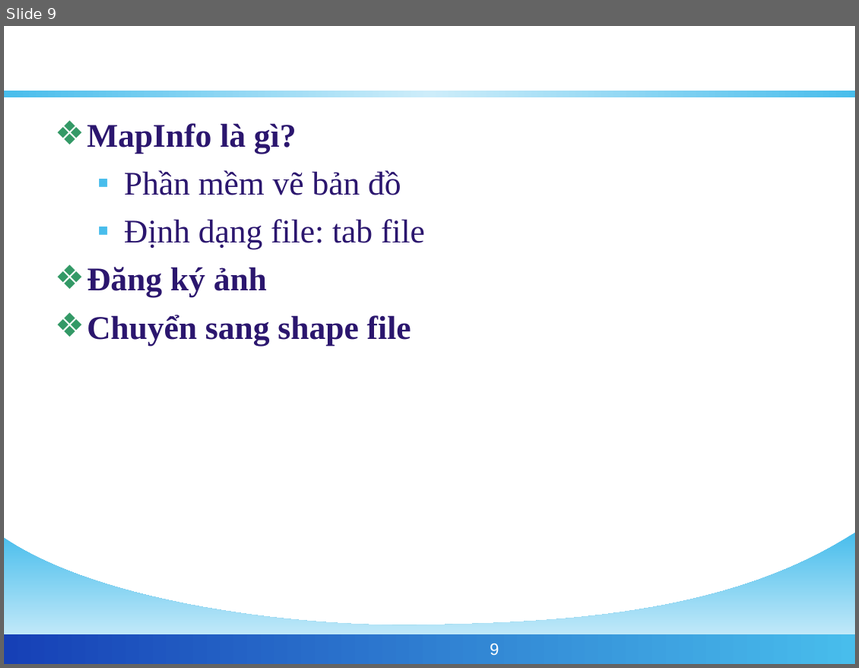
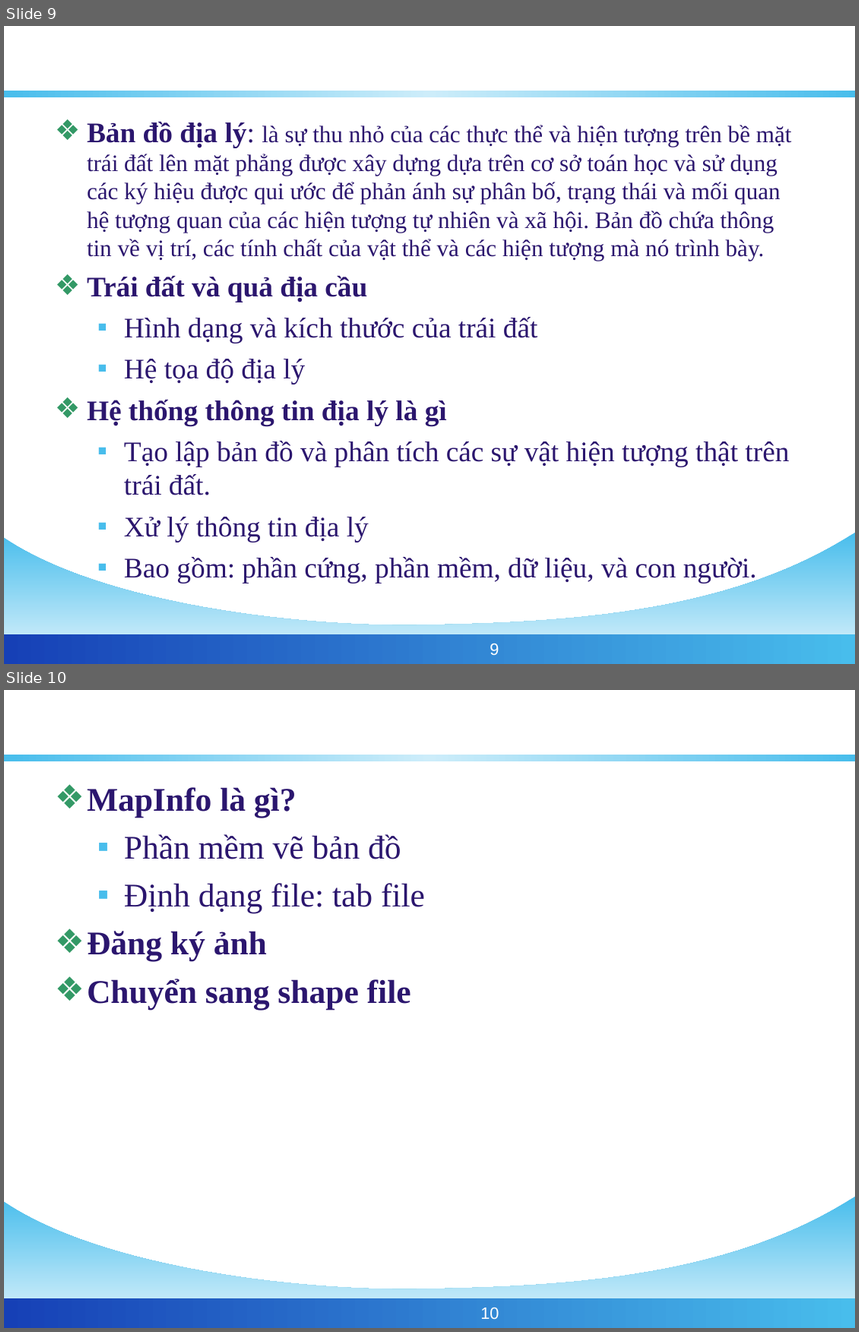
Before and after one commit to phamngsinh/cantho-webgis, a slide deck: Document/Bao Cao/BaoCaoLuanVan.ppt. Shown one above the other, each under a label of ours: slide 9 before the commit, slides 9 and 10 after it. The pictures are 859x668 and 859x1332 pixels, drawn with LibreOffice and Linux fonts; fonts in the diff are those of the drawing; background and template pictures are left out. Boxes give left, top, right and bottom in pixels: in the first picture for what was removed or moved away, otherwise in the second. Text is boxed around its words. In the diff, an @@ line names an element or a change of style, - is before the commit and + after.

```diff
--- a/Document/Bao Cao/BaoCaoLuanVan.ppt
+++ b/Document/Bao Cao/BaoCaoLuanVan.ppt
@@ slide 9 added at <box>4,26,855,664</box>, background #FFFFFF; not listed: 3 template elements that a slide beside it also shows @@
@@ title added at <box>47,40,813,92</box>, 32 pt, text #FFFFFF, bold @@
+HỆ THỐNG THÔNG TIN ĐỊA LÝ
@@ text added at <box>87,121,792,583</box>, 20 pt, text #2B166E @@
+❖ Bản đồ địa lý: là sự thu nhỏ của các thực thể và hiện tượng trên bề mặt trái đất lên mặt phẳng được xây dựng dựa trên cơ sở toán học và sử dụng các ký hiệu được qui ước để phản ánh sự phân bố, trạng thái và mối quan hệ tượng quan của các hiện tượng tự nhiên và xã hội. Bản đồ chứa thông tin về vị trí, các tính chất của vật thể và các hiện tượng mà nó trình bày.
+❖ Trái đất và quả địa cầu
+  ▪ Hình dạng và kích thước của trái đất
+  ▪ Hệ tọa độ địa lý
+❖ Hệ thống thông tin địa lý là gì
+  ▪ Tạo lập bản đồ và phân tích các sự vật hiện tượng thật trên trái đất.
+  ▪ Xử lý thông tin địa lý
+  ▪ Bao gồm: phần cứng, phần mềm, dữ liệu, và con người.
@@ page number added at <box>490,644,499,655</box>, 14 pt, text #FFFFFF @@
+9
@@ what was slide 9 is now slide 10 @@
@@ page number at <box>481,1308,499,1319</box>: text changed @@
-9
+10
```
Also in this commit, not shown: 4 slides changed.
